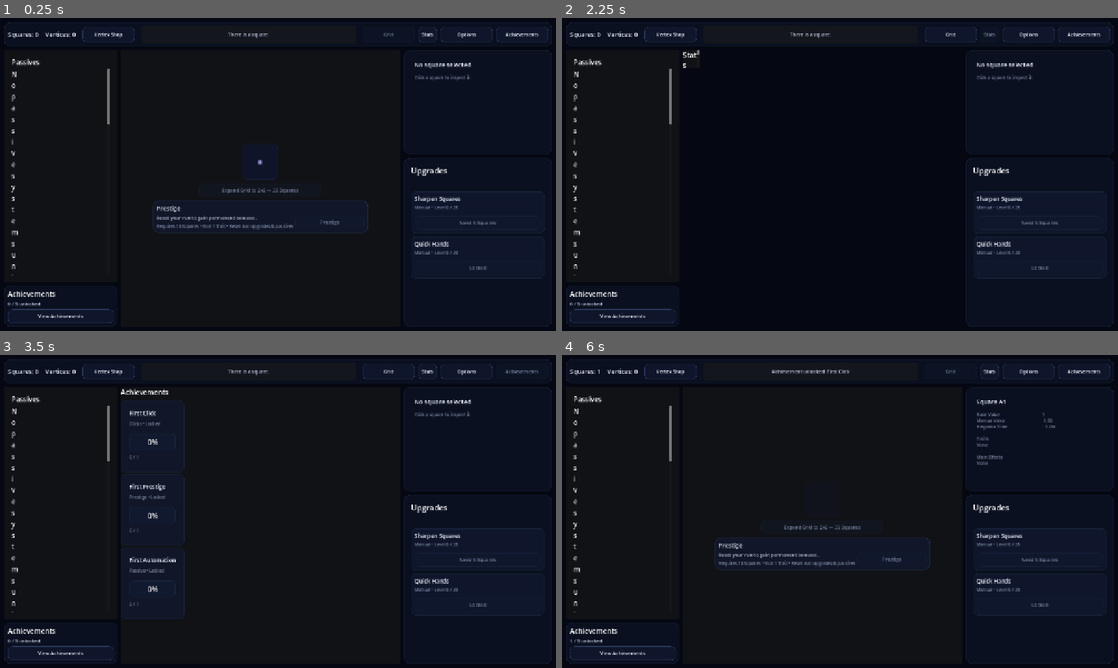
Above: before the commit, frames 1-4 (two rows, left to right).
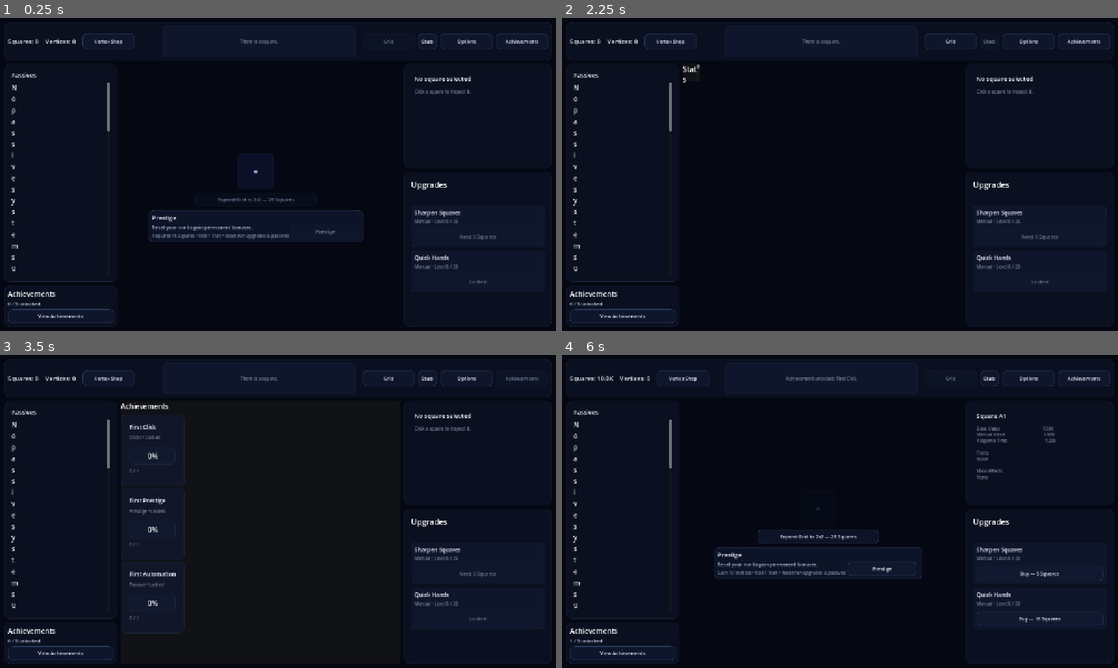
Above: after the commit, the same moments.

Repository: franciscoCapa27/Squared_2
Game: Godot game, scene res://scenes/main/Main.tscn
Same seed, same stepped clock (60 frames per second), same inputs: the game is played once before the commit and once after it.
Inputs:
- Up to frame 1 (0.25 s): no input
- Up to frame 2 (2.25 s): click "Vertex Shop" at 0.5 s; click "Grid" at 1.25 s; click "Stats" at 2 s
- Up to frame 3 (3.5 s): click "Achievements" at 2.75 s
- Up to frame 4 (6 s): click "View Achievements" at 3.5 s; click "Vertex Shop" at 4.25 s; click "Grid" at 5 s; click "■" at 5.75 s

The runs differ from the first frame. In frame 1, 4.5% of the frame differs, in the area x 0-99%, y 2-88%; in frame 2, 4.2%; in frame 3, 4.5%; in frame 4, 5.0%.

Commit message:
Stabelize story panel layout

Diff:
--- a/squared-2/scenes/main/Main.tscn
+++ b/squared-2/scenes/main/Main.tscn
@@ -56,14 +56,6 @@
 size_flags_vertical = 0
 mouse_filter = 2
 
-[node name="PrestigeLabel" type="Label" parent="RootMargin/MainVBox/TopBar" unique_id=1866388019]
-unique_name_in_owner = true
-visible = false
-layout_mode = 2
-size_flags_horizontal = 0
-theme_override_font_sizes/font_size = 18
-text = "Prestiges: 0"
-
 [node name="TopBarMargin" type="MarginContainer" parent="RootMargin/MainVBox/TopBar" unique_id=1312549975]
 unique_name_in_owner = true
 layout_mode = 2
@@ -75,6 +67,7 @@
 alignment = 1
 
 [node name="ResourceCluster" type="HBoxContainer" parent="RootMargin/MainVBox/TopBar/TopBarMargin/TopBarHBox" unique_id=1461184511]
+custom_minimum_size = Vector2(340, 0)
 layout_mode = 2
 size_flags_horizontal = 0
 size_flags_vertical = 4
@@ -103,25 +96,29 @@
 text = "Vertex Shop"
 
 [node name="StoryPanel" type="PanelContainer" parent="RootMargin/MainVBox/TopBar/TopBarMargin/TopBarHBox" unique_id=1817194394]
+unique_name_in_owner = true
+custom_minimum_size = Vector2(420, 44)
 layout_mode = 2
 size_flags_horizontal = 3
 size_flags_vertical = 4
 
 [node name="StoryMargin" type="MarginContainer" parent="RootMargin/MainVBox/TopBar/TopBarMargin/TopBarHBox/StoryPanel" unique_id=1959784936]
+unique_name_in_owner = true
 layout_mode = 2
 
 [node name="StoryLabel" type="Label" parent="RootMargin/MainVBox/TopBar/TopBarMargin/TopBarHBox/StoryPanel/StoryMargin" unique_id=151831416]
 unique_name_in_owner = true
 custom_minimum_size = Vector2(0, 40)
 layout_mode = 2
-size_flags_vertical = 8
 text = "There is a square."
 horizontal_alignment = 1
 vertical_alignment = 1
 autowrap_mode = 3
+clip_text = true
 
 [node name="NavigationCluster" type="HBoxContainer" parent="RootMargin/MainVBox/TopBar/TopBarMargin/TopBarHBox" unique_id=1420093174]
 unique_name_in_owner = true
+custom_minimum_size = Vector2(340, 0)
 layout_mode = 2
 size_flags_horizontal = 8
 size_flags_vertical = 4
@@ -176,6 +173,7 @@
 script = ExtResource("2_gyg6b")
 
 [node name="PassiveMargin" type="MarginContainer" parent="RootMargin/MainVBox/BodyHBox/LeftPanel/PassivePanel" unique_id=245565415]
+unique_name_in_owner = true
 layout_mode = 2
 theme_override_constants/margin_left = 16
 theme_override_constants/margin_top = 16
@@ -183,9 +181,11 @@
 theme_override_constants/margin_bottom = 16
 
 [node name="PassiveVBox" type="VBoxContainer" parent="RootMargin/MainVBox/BodyHBox/LeftPanel/PassivePanel/PassiveMargin" unique_id=494201095]
+unique_name_in_owner = true
 layout_mode = 2
 
 [node name="PassiveTitle" type="Label" parent="RootMargin/MainVBox/BodyHBox/LeftPanel/PassivePanel/PassiveMargin/PassiveVBox" unique_id=203293622]
+unique_name_in_owner = true
 layout_mode = 2
 text = "Passives"
 
@@ -228,7 +228,7 @@
 layout_mode = 2
 size_flags_horizontal = 3
 
-[node name="GridPage" type="PanelContainer" parent="RootMargin/MainVBox/BodyHBox/CenterPageRoot" unique_id=1054179572]
+[node name="GridPage" type="Control" parent="RootMargin/MainVBox/BodyHBox/CenterPageRoot" unique_id=4803564]
 unique_name_in_owner = true
 layout_mode = 1
 anchors_preset = 15
@@ -240,7 +240,9 @@
 
 [node name="GridCenter" type="CenterContainer" parent="RootMargin/MainVBox/BodyHBox/CenterPageRoot/GridPage" unique_id=847906112]
 unique_name_in_owner = true
-layout_mode = 2
+layout_mode = 0
+offset_right = 624.0
+offset_bottom = 616.0
 size_flags_vertical = 3
 mouse_filter = 2
 
--- a/squared-2/scripts/core/square_data.gd
+++ b/squared-2/scripts/core/square_data.gd
@@ -17,7 +17,7 @@
 var temporary_tags: Array[String] = []
 var status_effects: Array[String] = []
 
-var base_value: float = 1.0
+var base_value: float = 10000.0
 var base_respawn_time: float = 1.0
 var base_manual_multiplier: float = 1.0
 var base_passive_multiplier: float = 0.2
--- a/squared-2/scripts/main/main.gd
+++ b/squared-2/scripts/main/main.gd
@@ -2,11 +2,12 @@
 
 @onready var squares_label: Label = %SquaresLabel
 @onready var vertices_label: Label = %VerticesLabel
-@onready var prestige_label: Label = %PrestigeLabel
 @onready var prestige_button: Button = %PrestigeButton
 @onready var prestige_title: Label = %PrestigeTitle
 @onready var prestige_description: Label = %PrestigeDescription
 @onready var story_label: Label = %StoryLabel
+@onready var story_panel: PanelContainer = %StoryPanel
+@onready var story_margin: MarginContainer = %StoryMargin
 
 @onready var grid_tab_button: Button = %GridTabButton
 @onready var vertex_shop_tab_button: Button = %VertexShopTabButton
@@ -84,20 +85,20 @@
 
 	ThemeTextHelper.apply_resource_label(squares_label)
 	ThemeTextHelper.apply_resource_label(vertices_label)
-	ThemeTextHelper.apply_detail_label(prestige_label)
 	ThemeTextHelper.apply_body_label(story_label)
 	ThemeTextHelper.apply_panel_title(prestige_title)
 	ThemeTextHelper.apply_body_label(prestige_description)
 	ThemeTextHelper.apply_detail_label(prestige_details)
 	ThemeTextHelper.apply_body_label(achievement_summary_label)
-
+	story_panel.add_theme_stylebox_override("panel", ThemeSystem.make_card_style())
+	ThemeLayoutHelper.apply_margin(story_margin, "inner_margin")
+	ThemeTextHelper.apply_detail_label(story_label)
 
 func _on_theme_changed() -> void:
 	_apply_theme()
 func _connect_global_signals() -> void:
 	EventBus.squares_changed.connect(_on_squares_changed)
 	EventBus.vertices_changed.connect(_on_vertices_changed)
-	EventBus.prestige_changed.connect(_on_prestige_changed)
 	EventBus.story_message.connect(_on_story_message)
 
 	PassiveSystem.passive_pulsed.connect(_on_passive_pulsed)
@@ -165,7 +166,6 @@
 func _refresh_labels() -> void:
 	_on_squares_changed(GameState.squares)
 	_on_vertices_changed(GameState.vertices)
-	_on_prestige_changed(GameState.prestige_count)
 
 
 func _refresh_vertex_shop() -> void:
@@ -239,9 +239,7 @@
 	_refresh_prestige_panel()
 
 
-func _on_prestige_changed(value: int) -> void:
-	prestige_label.text = "Prestiges: %s" % NumberFormatter.integer_amount(value)
-	_refresh_prestige_panel()
+
 
 
 func _on_story_message(message: String) -> void:
--- a/squared-2/scripts/ui/passive_panel.gd
+++ b/squared-2/scripts/ui/passive_panel.gd
@@ -4,6 +4,10 @@
 signal passive_generator_upgraded(generator_id: String)
 
 @onready var passive_generator_list: VBoxContainer = %PassiveGeneratorList
+@onready var passive_title: Label = %PassiveTitle
+@onready var passive_margin: MarginContainer = %PassiveMargin
+@onready var passive_v_box: VBoxContainer = %PassiveVBox
+
 
 var passive_generator_card_scene: PackedScene = preload("res://scenes/ui/PassiveGeneratorCard.tscn")
 var passive_generator_cards: Dictionary = {}
@@ -11,7 +15,11 @@
 
 func _ready() -> void:
 	PassiveSystem.passive_state_changed.connect(_on_passive_state_changed)
+
+	ThemeSystem.theme_changed.connect(_on_theme_changed)
+	_apply_theme()
 	refresh()
+
 
 
 func refresh() -> void:
@@ -76,3 +84,18 @@
 
 func _on_passive_state_changed() -> void:
 	refresh()
+
+func _apply_theme() -> void:
+	add_theme_stylebox_override("panel", ThemeSystem.make_panel_style())
+
+	ThemeLayoutHelper.apply_margin(passive_margin, "inner_margin")
+	ThemeLayoutHelper.apply_box_separation(passive_v_box, "card_gap")
+
+	ThemeTextHelper.apply_panel_title(passive_title)
+
+	passive_title.clip_text = true
+	passive_title.autowrap_mode = TextServer.AUTOWRAP_OFF
+
+
+func _on_theme_changed() -> void:
+	_apply_theme()
